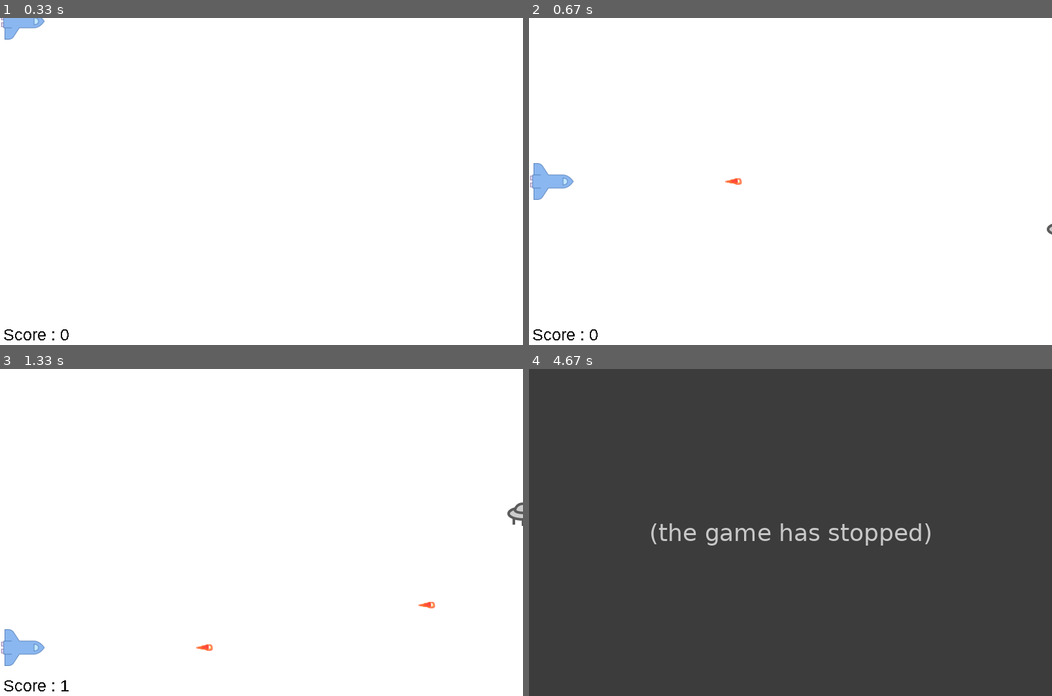
Above: before the commit, frames 1-4 (two rows, left to right).
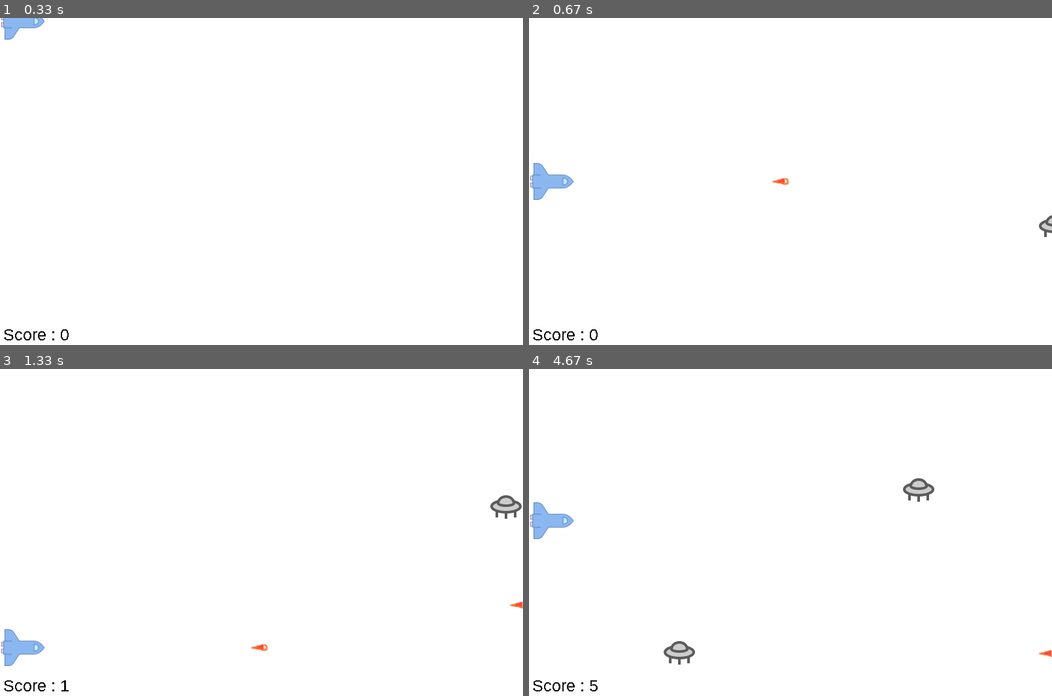
Above: after the commit, the same moments.

Repository: OmidNejadabbasi/pygame-air-strike
Game: pygame game, started from main.py
The game is run twice, just before and just after one commit, with the same random seed, the same clock (stepped at 60 frames per second) and the same inputs.
Inputs (mouse positions are in pixels of both pictures, inside the frame that each line leads up to):
- Up to frame 1 (0.33 s): no input
- Up to frame 2 (0.67 s): click (790, 181) at 0.38 s
- Up to frame 3 (1.33 s): click (313, 604) at 0.72 s; click (455, 646) at 1.05 s
- Up to frame 4 (4.67 s): click (664, 467) at 1.38 s; click (790, 571) at 1.72 s; click (717, 463) at 2.05 s; click (973, 617) at 2.38 s; click (623, 565) at 2.72 s; click (638, 470) at 3.05 s; click (664, 591) at 3.38 s; click (978, 607) at 3.72 s; click (633, 653) at 4.05 s; click (738, 519) at 4.38 s

Frame 1 is identical in both runs. In frame 2, 0.2% of the frame differs, in the area x 37-100%, y 49-67%; in frame 3, 0.5%; in frame 4, 100%, in the area x 0-100%, y 0-100%.
Before the commit the program exited at 4.57 s; later frames show no game.

Commit message:
Now it runs more smoothly

Diff:
--- a/main.py
+++ b/main.py
@@ -52,7 +52,7 @@
         self.rect.y = y
 
     def update(self):
-        self.rect.x += 20  # bullet speed
+        self.rect.x += 12  # bullet speed
         if self.rect.x > width + 100:
             self.kill()
             pass
@@ -66,8 +66,8 @@
         self.rect = self.image.get_rect()
         self.rect.x = x
         self.rect.y = y
-        self.step_y = random.randrange(-5, 5)
-        self.step_x = random.randrange(6, 10)
+        self.step_y = random.randrange(-3, 3)
+        self.step_x = random.randrange(3, 7)
 
     def update(self):
         self.rect.x -= self.step_x
@@ -89,7 +89,7 @@
 # Game loop goes here
 running = True
 while running:
-    clock.tick(50)  # This game is 50 fps
+    clock.tick(100)  # This game is 100 fps
     my_screen.blit(bg, (0, 0))
 
     alien_group.draw(my_screen)
